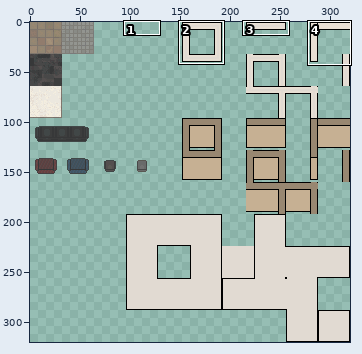
Two versions of one sprite sheet, lsh/assets/rooms/onenightlshspritesheet.png. Above, an overview of the earlier version with the close-up marked.
Close-up. The starting point:
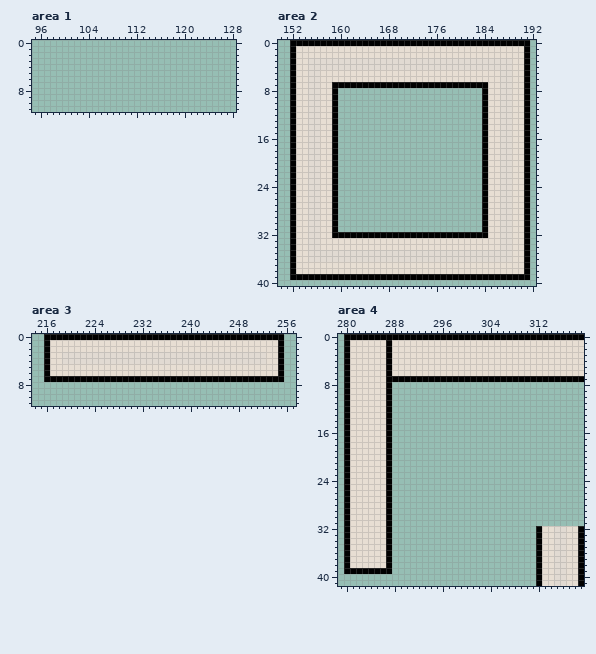
The file is 320x320 pixels. Colours within 5 levels of each other are drawn and written as one. Shown: area 1: x 95..128, y 0..11; area 2: x 150..192, y 0..40; area 3: x 214..257, y 0..11; area 4: x 279..319, y 0..41. The commit also changed other parts of the picture, which this record leaves out.
After the commit:
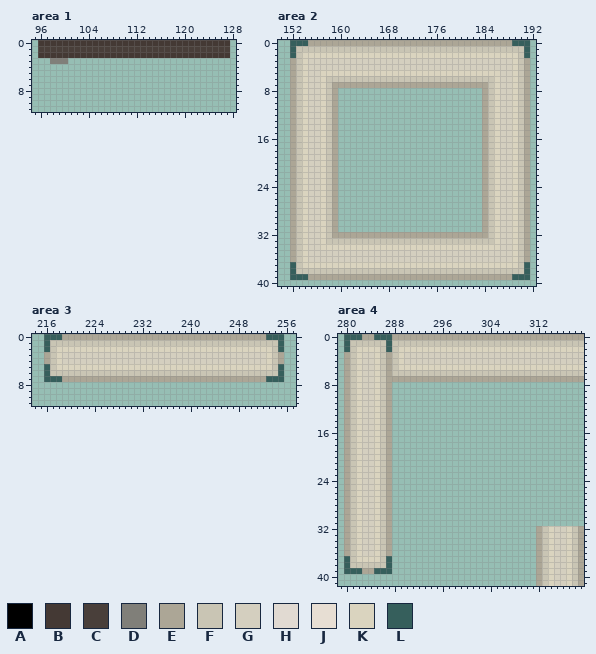
Palette (. is transparent): A #000000  B #443934  C #493f3a  D #807f79  E #aca696  F #c9c5b4  G #d4cfbf  H #e1dad2  J #e7ded3  K #dad4bf  L #365f5c
Changes in this commit:
Changed rows in their new state; - is an unchanged pixel.
Area 1:
first column x 96:
 0 BBBBBBBBBBBBBBBBBBBBBBBBBBBBBBBB
 1 CCCCCCCCCCCCCCCCCCCCCCCCCCCCCCCC
 2 BBBBBBBBBBBBBBBBBBBBBBBBBBBBBBBB
 3 --DDD---------------------------
Area 2:
first column x 152:
 0 LLLEEEEEEEEEEEEEEEEEEEEEEEEEEEEEEEEEELLL
 1 LFFFFFFFFFFFFFFFFFFFFFFFFFFFFFFFFFFFFFFL
 2 LFKKKKKKKKKKKKKKKKKKKKKKKKKKKKKKKKKKKKFL
 3 EFKGGGGGGGGGGGGGGGGGGGGGGGGGGGGGGGGGGKFE
 4 EFKGGGGGGGGGGGGGGGGGGGGGGGGGGGGGGGGGGKFE
 5 EFKGGKKKKKKKKKKKKKKKKKKKKKKKKKKKKKKGGKFE
 6 EFKGGKFFFFFFFFFFFFFFFFFFFFFFFFFFFFKGGKFE
 7 EFKGGKFEEEEEEEEEEEEEEEEEEEEEEEEEEFKGGKFE
 8 EFKGGKFE------------------------EFKGGKFE
 9 EFKGGKFE------------------------EFKGGKFE
10 EFKGGKFE------------------------EFKGGKFE
11 EFKGGKFE------------------------EFKGGKFE
12 EFKGGKFE------------------------EFKGGKFE
13 EFKGGKFE------------------------EFKGGKFE
14 EFKGGKFE------------------------EFKGGKFE
15 EFKGGKFE------------------------EFKGGKFE
16 EFKGGKFE------------------------EFKGGKFE
17 EFKGGKFE------------------------EFKGGKFE
18 EFKGGKFE------------------------EFKGGKFE
19 EFKGGKFE------------------------EFKGGKFE
20 EFKGGKFE------------------------EFKGGKFE
21 EFKGGKFE------------------------EFKGGKFE
22 EFKGGKFE------------------------EFKGGKFE
23 EFKGGKFE------------------------EFKGGKFE
24 EFKGGKFE------------------------EFKGGKFE
25 EFKGGKFE------------------------EFKGGKFE
26 EFKGGKFE------------------------EFKGGKFE
27 EFKGGKFE------------------------EFKGGKFE
28 EFKGGKFE------------------------EFKGGKFE
29 EFKGGKFE------------------------EFKGGKFE
30 EFKGGKFE------------------------EFKGGKFE
31 EFKGGKFE------------------------EFKGGKFE
32 EFKGGKFEEEEEEEEEEEEEEEEEEEEEEEEEEFKGGKFE
33 EFKGGKFFFFFFFFFFFFFFFFFFFFFFFFFFFFKGGKFE
34 EFKGGKKKKKKKKKKKKKKKKKKKKKKKKKKKKKKGGKFE
35 EFKGGGGGGGGGGGGGGGGGGGGGGGGGGGGGGGGGGKFE
36 EFKGGGGGGGGGGGGGGGGGGGGGGGGGGGGGGGGGGKFE
37 LFKKKKKKKKKKKKKKKKKKKKKKKKKKKKKKKKKKKKFL
38 LFFFFFFFFFFFFFFFFFFFFFFFFFFFFFFFFFFFFFFL
39 LLLEEEEEEEEEEEEEEEEEEEEEEEEEEEEEEEEEELLL
Area 3:
first column x 216:
 0 LLLEEEEEEEEEEEEEEEEEEEEEEEEEEEEEEEEEELLL
 1 LFFFFFFFFFFFFFFFFFFFFFFFFFFFFFFFFFFFFFFL
 2 LFKKKKKKKKKKKKKKKKKKKKKKKKKKKKKKKKKKKKFL
 3 EFKGGGGGGGGGGGGGGGGGGGGGGGGGGGGGGGGGGKFE
 4 EFKGGGGGGGGGGGGGGGGGGGGGGGGGGGGGGGGGGKFE
 5 LFKKKKKKKKKKKKKKKKKKKKKKKKKKKKKKKKKKKKFL
 6 LFFFFFFFFFFFFFFFFFFFFFFFFFFFFFFFFFFFFFFL
 7 LLLEEEEEEEEEEEEEEEEEEEEEEEEEEEEEEEEEELLL
Area 4:
first column x 280:
 0 LLLEELLLEEEEEEEEEEEEEEEEEEEEEEEEEEEEEEEE
 1 LFFFFFFLFFFFFFFFFFFFFFFFFFFFFFFFFFFFFFFF
 2 LFKKKKFLFKKKKKKKKKKKKKKKKKKKKKKKKKKKKKKK
 3 EFKGGKFEFKGGGGGGGGGGGGGGGGGGGGGGGGGGGGGG
 4 EFKGGKFEFKGGGGGGGGGGGGGGGGGGGGGGGGGGGGGG
 5 EFKGGKFEFKKKKKKKKKKKKKKKKKKKKKKKKKKKKKKK
 6 EFKGGKFEFFFFFFFFFFFFFFFFFFFFFFFFFFFFFFFF
 7 EFKGGKFEEEEEEEEEEEEEEEEEEEEEEEEEEEEEEEEE
 8 EFKGGKFE--------------------------------
 9 EFKGGKFE--------------------------------
10 EFKGGKFE--------------------------------
11 EFKGGKFE--------------------------------
12 EFKGGKFE--------------------------------
13 EFKGGKFE--------------------------------
14 EFKGGKFE--------------------------------
15 EFKGGKFE--------------------------------
16 EFKGGKFE--------------------------------
17 EFKGGKFE--------------------------------
18 EFKGGKFE--------------------------------
19 EFKGGKFE--------------------------------
20 EFKGGKFE--------------------------------
21 EFKGGKFE--------------------------------
22 EFKGGKFE--------------------------------
23 EFKGGKFE--------------------------------
24 EFKGGKFE--------------------------------
25 EFKGGKFE--------------------------------
26 EFKGGKFE--------------------------------
27 EFKGGKFE--------------------------------
28 EFKGGKFE--------------------------------
29 EFKGGKFE--------------------------------
30 EFKGGKFE--------------------------------
31 EFKGGKFE--------------------------------
32 EFKGGKFE------------------------EFKGGKFE
33 EFKGGKFE------------------------EFKGGKFE
34 EFKGGKFE------------------------EFKGGKFE
35 EFKGGKFE------------------------EFKGGKFE
36 EFKGGKFE------------------------EFKGGKFE
37 LFKKKKFL------------------------EFKGGKFE
38 LFFFFFFL------------------------EFKGGKFE
39 LLLEELLL------------------------EFKGGKFE
40 --------------------------------EFKGGKFE
41 --------------------------------EFKGGKFE
Where, in picture pixels (left, top, right, bottom), the same in both close-ups:
added: (38, 40, 230, 64)
changed: (290, 40, 530, 280)
changed: (44, 334, 284, 382)
changed: (344, 334, 584, 586)
